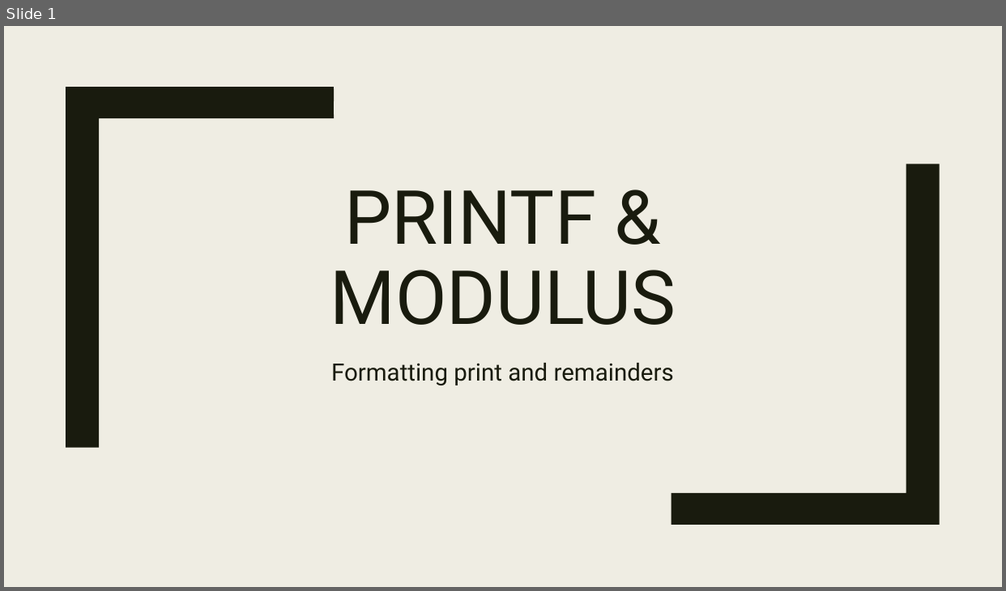
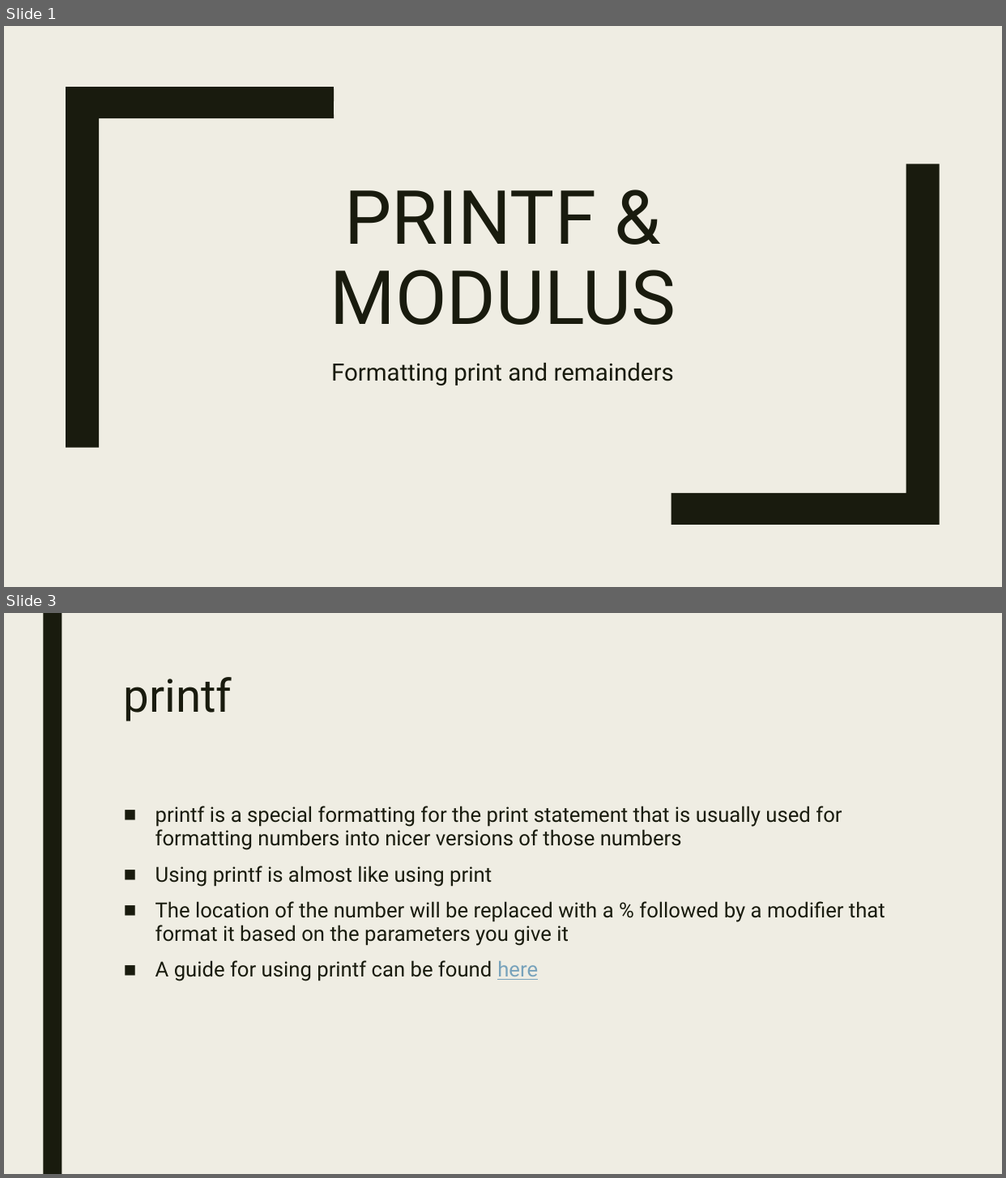
Before and after one commit to jonluu1/Java-Primer, a slide deck: Lesson 02/Lesson 02 - Printf & Modulus.pptx. Shown one above the other, each under a label of ours: slide 1 before the commit, slides 1 and 3 after it; the slides between them are not shown. The pictures are 1006x591 and 1006x1178 pixels, drawn with LibreOffice and Linux fonts; fonts in the diff are those of the drawing. Boxes give left, top, right and bottom in pixels: in the first picture for what was removed or moved away, otherwise in the second. Text is boxed around its words. In the diff, an @@ line names an element or a change of style, - is before the commit and + after.

Commit message:
Printf

```diff
--- a/Lesson 02/Lesson 02 - Printf & Modulus.pptx
+++ b/Lesson 02/Lesson 02 - Printf & Modulus.pptx
@@ slide 3 added at <box>4,613,1002,1174</box>, background #EFEDE3 @@
@@ rectangle added at <box>43,613,62,1174</box>, fill #191B0E @@
@@ title added at <box>124,677,232,722</box>, 44 pt, text #191B0E @@
+printf
@@ text added at <box>155,806,885,982</box>, 20 pt, text #191B0E @@
+■ printf is a special formatting for the print statement that is usually used for formatting numbers into nicer versions of those numbers
+■ Using printf is almost like using print
+■ The location of the number will be replaced with a % followed by a modifier that format it based on the parameters you give it
+■ A guide for using printf can be found here
```
Also in this commit, not shown: 1 slide changed.
